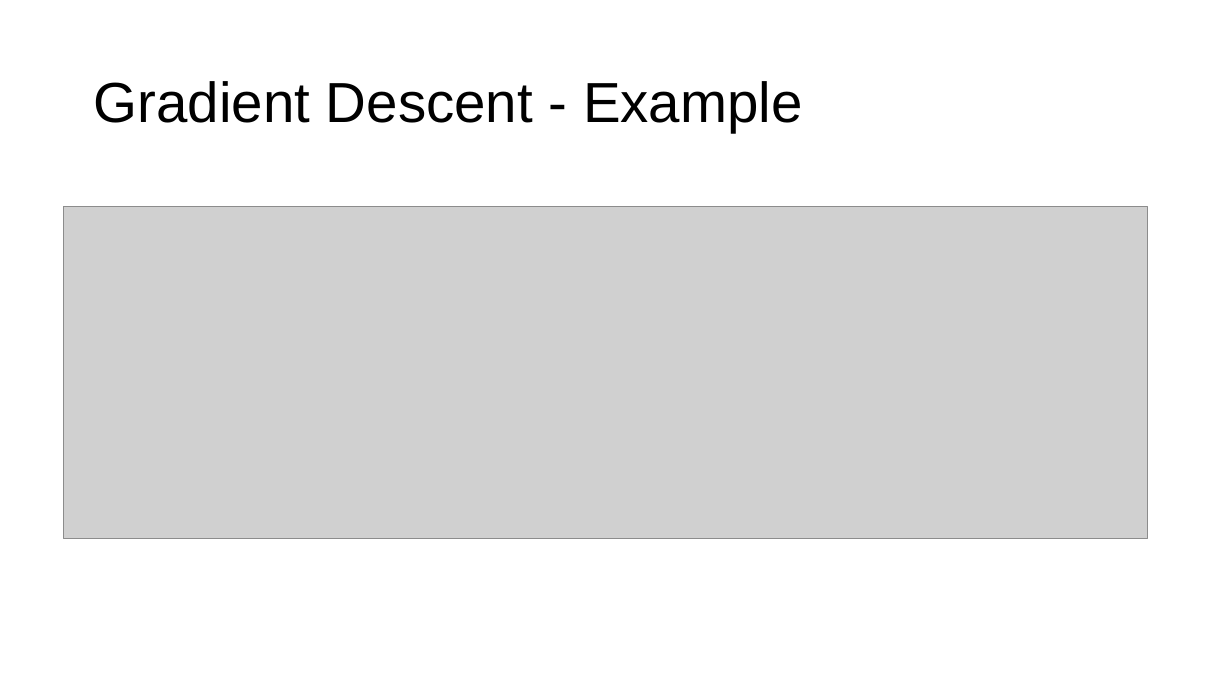
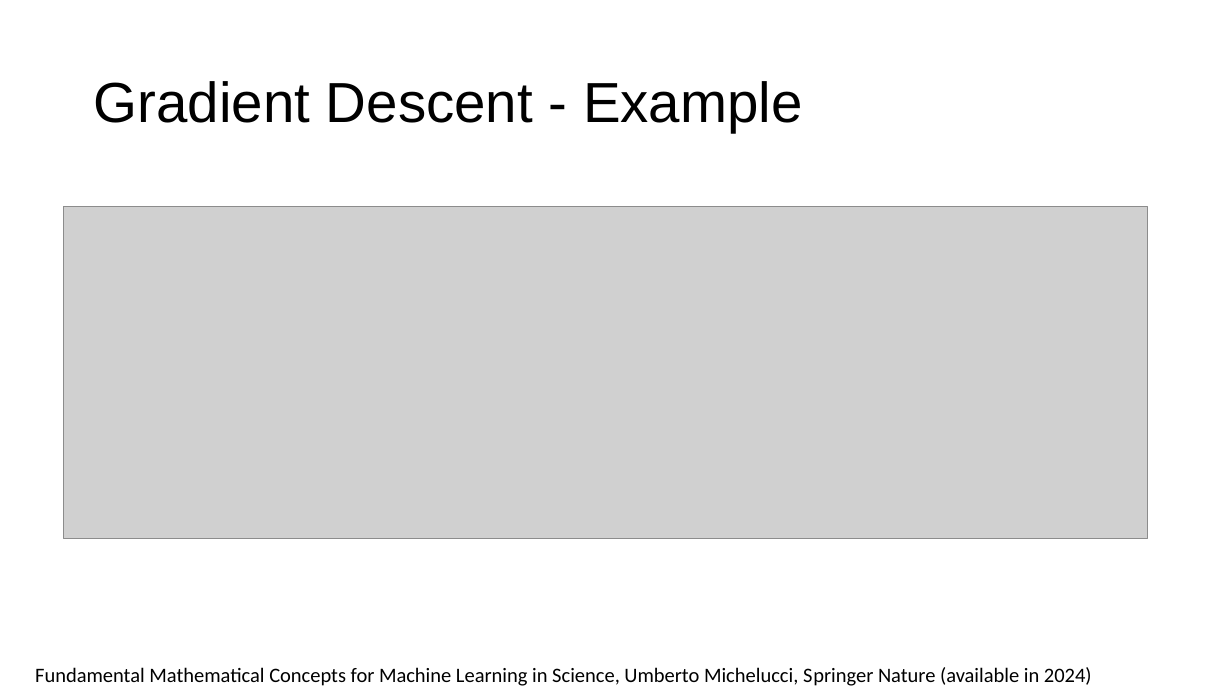
Before and after one commit to toelt-llc/MACHINE-LEARNING-SCHOOL-INAF, a slide deck: slide 24 of DAY1/02 - Calculus and Gradient Descent/Gradient Descent Part I.pptx (slide 21 before the commit). Drawn at 1232x693 pixels with LibreOffice and Linux fonts; fonts in the diff are those of the drawing; grey boxes stand for pictures. Boxes give left, top, right and bottom in pixels: in the first picture for what was removed or moved away, otherwise in the second. Text is boxed around its words. In the diff, an @@ line names an element or a change of style, - is before the commit and + after.

```diff
--- a/DAY1/02 - Calculus and Gradient Descent/Gradient Descent Part I.pptx
+++ b/DAY1/02 - Calculus and Gradient Descent/Gradient Descent Part I.pptx
@@ text added at (x1=35, y1=667, x2=1092, y2=686), 16 pt, text #000000 @@
+Fundamental Mathematical Concepts for Machine Learning in Science, Umberto Michelucci, Springer Nature (available in 2024)
```
Also in this commit, not shown: 8 other slides changed, 3 slides added, 4 other files.
